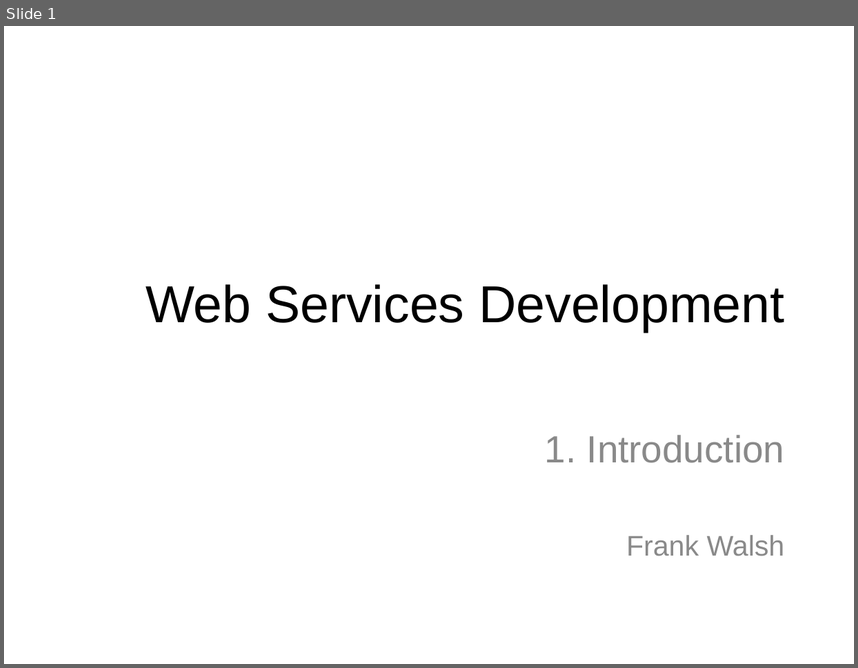
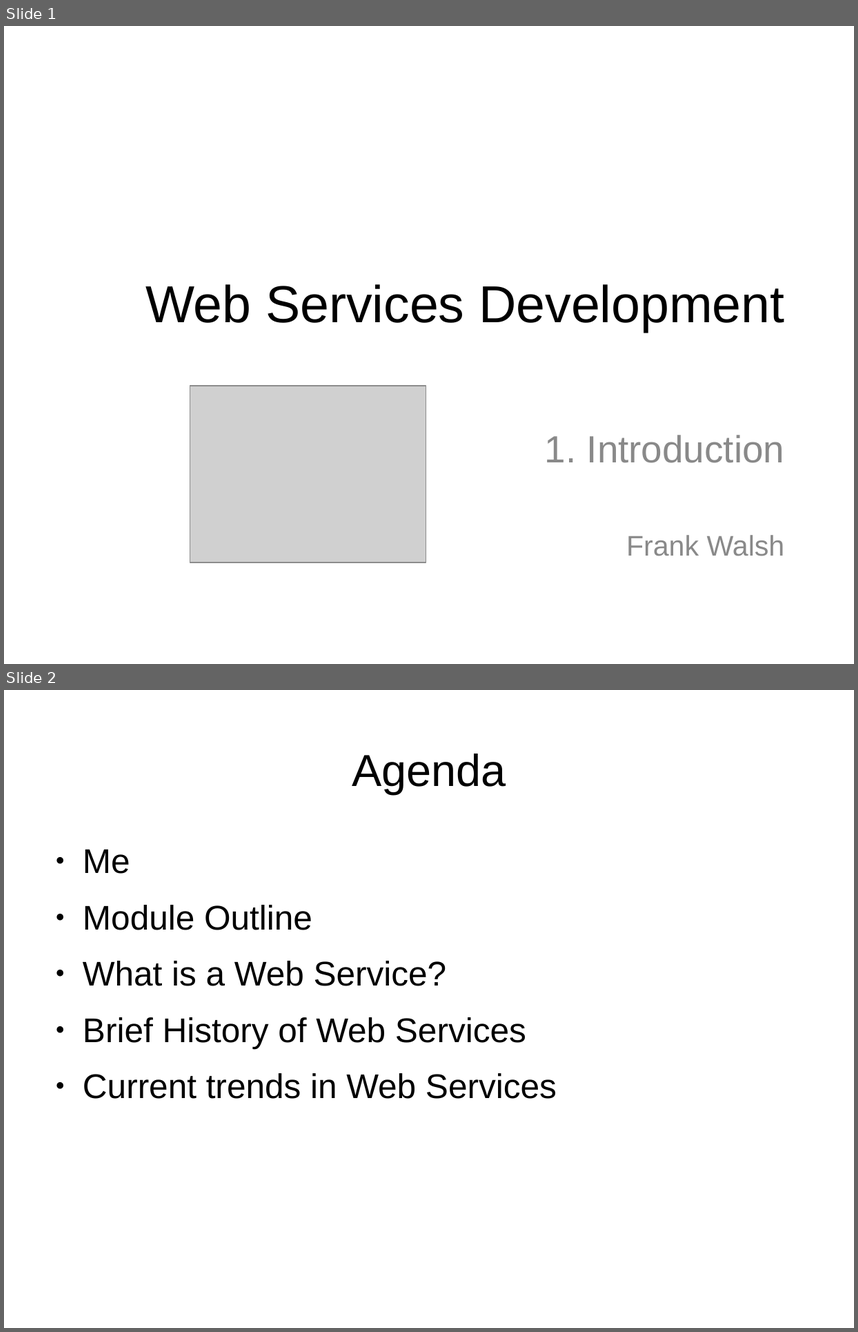
Before and after one commit to wit-computing/web-services-2016, a slide deck: topic01/talk-1/web-services-intro.odp. Shown one above the other, each under a label of ours: slide 1 before the commit, slides 1 and 2 after it. The pictures are 858x668 and 858x1332 pixels, drawn with LibreOffice and Linux fonts; fonts in the diff are those of the drawing; grey boxes stand for pictures. Boxes give left, top, right and bottom in pixels: in the first picture for what was removed or moved away, otherwise in the second. Text is boxed around its words. In the diff, an @@ line names an element or a change of style, - is before the commit and + after.

```diff
--- a/topic01/talk-1/web-services-intro.odp
+++ b/topic01/talk-1/web-services-intro.odp
@@ slide 2 added at [4,690,854,1328], background #FFFFFF @@
@@ title added at [352,753,506,794], 42.1 pt, text #000000 @@
+Agenda
@@ text added at [83,849,557,1098], 32.2 pt, text #000000 @@
+● Me
+● Module Outline
+● What is a Web Service?
+● Brief History of Web Services
+● Current trends in Web Services
@@ slide 1 changed as well @@
@@ picture added at [190,385,426,562] @@
```
Also in this commit, not shown: 1 other slide changed, 15 other slides added, 2 other files.
